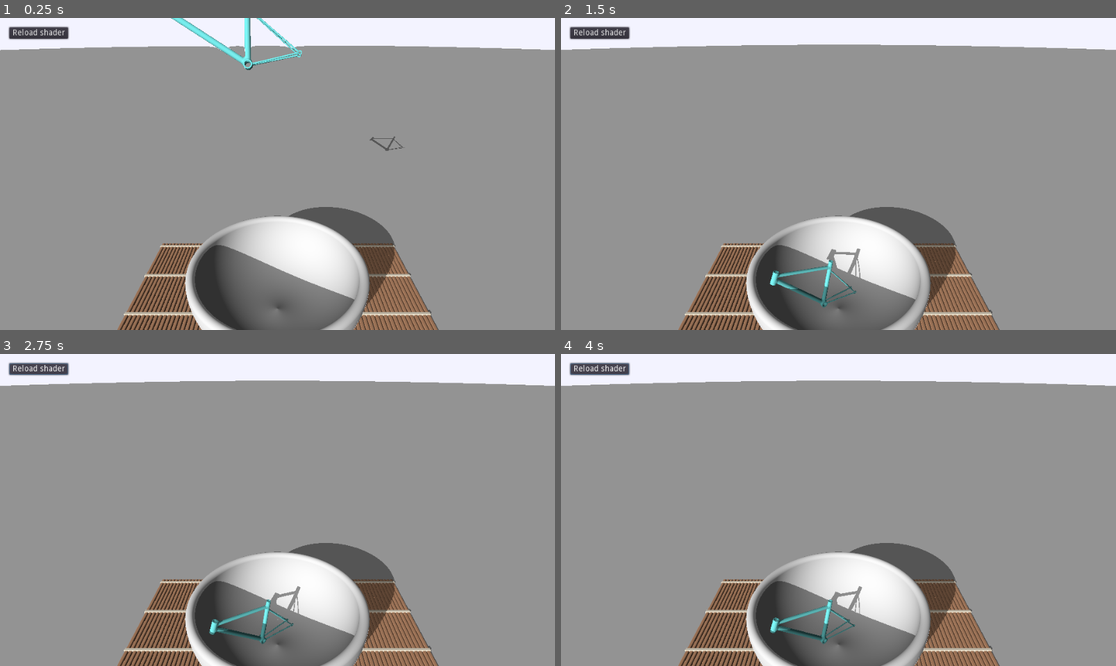
Above: before the commit, frames 1-4 (two rows, left to right).
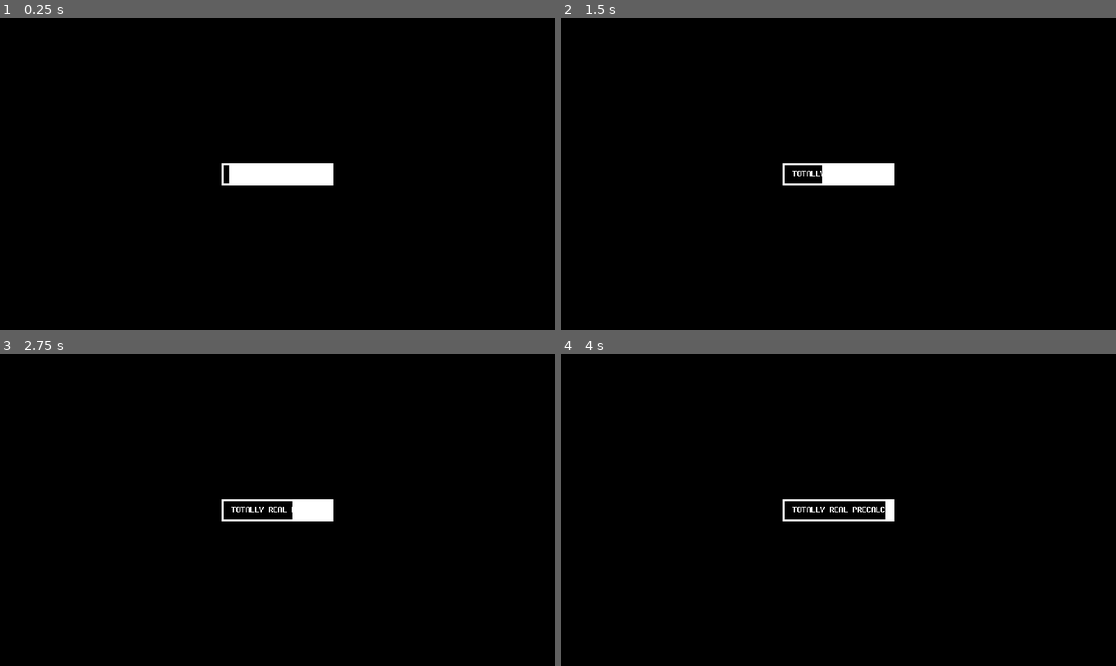
Above: after the commit, the same moments.

Repository: Kwarf/cykelramen
Game: Godot game, scene res://Demo.tscn
The game is run twice, just before and just after one commit, with the same random seed, the same clock (stepped at 60 frames per second) and the same inputs.
Inputs (mouse positions are in pixels of both pictures, inside the frame that each line leads up to):
- Up to frame 1 (0.25 s): no input
- Up to frame 2 (1.5 s): tap Enter at 0.5 s; tap R at 0.6, 1.35 s
- Up to frame 3 (2.75 s): click (38, 369) at 2 s, where only the run before the commit has a clickable "Reload shader"
- Up to frame 4 (4 s): tap R at 2.85, 3.6 s

The runs differ from the first frame. In frame 1, 100% of the frame differs, in the area x 0-100%, y 0-100%; in frame 2, 100%; in frame 3, 100%; in frame 4, 100%.

Commit message:
Precalc
Them FPS be startin' to hurt bro

Diff:
--- a/BowlCollider.tscn
+++ b/BowlCollider.tscn
@@ -1,9 +1,10 @@
 [gd_scene load_steps=2 format=2]
 
-[sub_resource type="ConcavePolygonShape" id=4]
+[sub_resource type="ConcavePolygonShape" id=1]
 data = PoolVector3Array( 0, 0.9, -0.9, 0, 0.6671, -0.8693, 0.3444, 0.9, -0.8315, 0.3444, 0.9, -0.8315, 0, 0.6671, -0.86 …(11582 unchanged characters)…
 
 [node name="Bowl" type="StaticBody"]
 
 [node name="CollisionShape" type="CollisionShape" parent="."]
-shape = SubResource( 4 )
+transform = Transform( 0.9, 0, 0, 0, 1, 0, 0, 0, 0.9, 0, 0, 0 )
+shape = SubResource( 1 )
--- a/Demo.gd
+++ b/Demo.gd
@@ -5,7 +5,7 @@
 onready var camera: Spatial = get_parent().find_node("Camera")
 onready var camera_target: Spatial = camera.find_node("Target")
 onready var ball: Spatial = get_parent().find_node("Ball")
-onready var bike: Spatial = get_parent().find_node("Bike")
+onready var animation_player: AnimationPlayer = get_parent().find_node("AnimationPlayer")
 
 func elapsed() -> float:
 	return (OS.get_ticks_usec() - time_start) / 1000000.0;
@@ -15,9 +15,11 @@
 	return vec * Vector3(-1, 1, 1)
 
 func _process(_delta: float) -> void:
-	self.material.set_shader_param("iTime", elapsed());
 	self.material.set_shader_param("iCameraPosition", invX(camera.global_transform.origin));
 	self.material.set_shader_param("iCameraLookAt", invX(camera_target.global_transform.origin));
 	self.material.set_shader_param("iBallPosition", invX(ball.global_transform.origin));
-	self.material.set_shader_param("iBikePosition", invX(bike.global_transform.origin));
-	self.material.set_shader_param("iBikeMat", bike.global_transform.basis);
+
+func play(precalc_data: ImageTexture) -> void:
+	self.material.set_shader_param("iPrecalcTexture", precalc_data);
+	self.animation_player.play("Demo")
+	visible = true
--- a/Demo.shader
+++ b/Demo.shader
@@ -4,8 +4,7 @@
 uniform vec3 iCameraPosition;
 uniform vec3 iCameraLookAt;
 uniform vec3 iBallPosition;
-uniform vec3 iBikePosition;
-uniform mat3 iBikeMat;
+uniform sampler2D iPrecalcTexture;
 
 vec3 rgb(int r, int g, int b)
 {
@@ -201,11 +200,20 @@
 	vec4 ground = vec4(0.6, 0.6, 0.6, sdPlane(pos, vec3(0.0, 1.0, 0.0), 0.0));
 
 	// Bikes
-	// vec3 pos_bikes = pos + vec3(0.0, -0.3, 0.0);
-	// float b1 = sdBikeFrame(pos_bikes);
-	// float b2 = sdBikeFrame(pos_bikes + vec3(0.0, 0.0, -0.2));
-	// vec4 bikes = vec4(0.2, 0.9, 0.9, min(b1, b2));
-	vec4 bikes = vec4(0.2, 0.9, 0.9, sdBikeFrame(iBikeMat * (pos - iBikePosition)));
+	float dBikes = 1e10;
+	float precalcWidth = float(textureSize(iPrecalcTexture, 0).x);
+	for (int i = 0; i < 5; i++)
+	{
+		float offs = float(i) * 4.0;
+		vec3 bikePosition = texture(iPrecalcTexture, vec2(offs / precalcWidth, iTime / 3.0)).xyz;
+		mat3 bikeTranslation = mat3(
+			  texture(iPrecalcTexture, vec2((offs + 1.0) / precalcWidth, iTime / 3.0)).xyz
+			, texture(iPrecalcTexture, vec2((offs + 2.0) / precalcWidth, iTime / 3.0)).xyz
+			, texture(iPrecalcTexture, vec2((offs + 3.0) / precalcWidth, iTime / 3.0)).xyz
+		);
+		dBikes = min(dBikes, sdBikeFrame(bikeTranslation * (pos - bikePosition)));
+	}
+	vec4 cBikes = vec4(0.2, 0.9, 0.9, dBikes);
 
 	// Bowl
 	vec4 bowl = vec4(0.9, 0.9, 0.9, sdBowl(pos));
@@ -213,12 +221,7 @@
 	// Table mat
 	vec4 mat = sdTableMat(pos);
 
-	// Shiz
-	// vec3 asd = iBikeMat * (pos + vec3(0.12, -0.24, 0.0) + vec3(0.0, -0.035, -0.044) - iBikePosition);
-	// vec4 shiz = vec4(1.0, 0.0, 0.0, sdBox(asd, vec3(0.55, 0.28, 0.06)));
-	// mat = opMinColored(shiz, mat);
-
-	return opMinColored(opMinColored(ground, mat), opMinColored(bowl, bikes));
+	return opMinColored(opMinColored(ground, mat), opMinColored(bowl, cBikes));
 }
 
 vec4 march(vec3 origin, vec3 direction)
--- a/Demo.tscn
+++ b/Demo.tscn
@@ -1,23 +1,17 @@
-[gd_scene load_steps=8 format=2]
+[gd_scene load_steps=7 format=2]
 
 [ext_resource path="res://Demo.shader" type="Shader" id=1]
 [ext_resource path="res://Demo.gd" type="Script" id=2]
-[ext_resource path="res://BikeCollider.tscn" type="PackedScene" id=3]
-[ext_resource path="res://BowlCollider.tscn" type="PackedScene" id=4]
+[ext_resource path="res://Precalc.tscn" type="PackedScene" id=3]
 
-[sub_resource type="BoxShape" id=1]
-extents = Vector3( 100, 1, 100 )
-
-[sub_resource type="ShaderMaterial" id=2]
+[sub_resource type="ShaderMaterial" id=1]
 shader = ExtResource( 1 )
-shader_param/iTime = null
+shader_param/iTime = 0.0
 shader_param/iCameraPosition = null
 shader_param/iCameraLookAt = null
 shader_param/iBallPosition = null
-shader_param/iBikePosition = null
-shader_param/iBikeMat = null
 
-[sub_resource type="GDScript" id=3]
+[sub_resource type="GDScript" id=2]
 script/source = "extends Button
 
 func _pressed():
@@ -30,13 +24,33 @@
 		_pressed()
 "
 
+[sub_resource type="Animation" id=3]
+resource_name = "Demo"
+length = 3.0
+loop = true
+tracks/0/type = "value"
+tracks/0/path = NodePath("MarchTarget:material:shader_param/iTime")
+tracks/0/interp = 1
+tracks/0/loop_wrap = true
+tracks/0/imported = false
+tracks/0/enabled = true
+tracks/0/keys = {
+"times": PoolRealArray( 0, 3 ),
+"transitions": PoolRealArray( 1, 1 ),
+"update": 0,
+"values": [ 0.0, 3.0 ]
+}
+
 [node name="Spatial" type="Spatial"]
 __meta__ = {
 "_edit_lock_": true
 }
 
+[node name="Precalc" parent="." instance=ExtResource( 3 )]
+transform = Transform( 1, 0, 0, 0, 1, 0, 0, 0, 1, 0, -2.38419e-07, 2.38419e-07 )
+
 [node name="Camera" type="Position3D" parent="."]
-transform = Transform( 1, 0, 0, 0, 0.904597, -0.426269, 0, 0.426269, 0.904597, 0, 3.05712, -2.59117 )
+transform = Transform( 1, 0, 0, 0, 0.932153, -0.362064, 0, 0.362064, 0.932153, 0, 3.05, -4.25533 )
 
 [node name="Target" type="Position3D" parent="Camera"]
 transform = Transform( 1, 0, 0, 0, 1, 0, 0, 0, 1, 0, 0, 1 )
@@ -47,20 +61,9 @@
 [node name="Ball" type="Position3D" parent="."]
 transform = Transform( 1, 0, 0, 0, 1, 0, 0, 0, 1, 1.94783, 1.66541, -3.26705 )
 
-[node name="Table" type="StaticBody" parent="."]
-
-[node name="CollisionShape" type="CollisionShape" parent="Table"]
-transform = Transform( 1, 0, 0, 0, 1, 0, 0, 0, 1, 0, -1, 0 )
-shape = SubResource( 1 )
-
-[node name="Bowl" parent="." instance=ExtResource( 4 )]
-transform = Transform( 1, 0, 0, 0, 1, 0, 0, 0, 1, 0, 0.1, 0 )
-
-[node name="Bike" parent="." instance=ExtResource( 3 )]
-transform = Transform( 1, 0, 0, 0, 0.963102, 0.269138, 0, -0.269138, 0.963102, 0.232698, 3, 0 )
-
 [node name="MarchTarget" type="ColorRect" parent="."]
-material = SubResource( 2 )
+visible = false
+material = SubResource( 1 )
 anchor_right = 1.0
 anchor_bottom = 1.0
 script = ExtResource( 2 )
@@ -72,7 +75,13 @@
 margin_left = 16.0
 margin_top = 16.0
 text = "Reload shader"
-script = SubResource( 3 )
+script = SubResource( 2 )
 __meta__ = {
 "_edit_use_anchors_": false
 }
+
+[node name="AnimationPlayer" type="AnimationPlayer" parent="."]
+playback_speed = 0.3
+anims/Demo = SubResource( 3 )
+
+[connection signal="precalc_done" from="Precalc" to="MarchTarget" method="play"]
--- /dev/null
+++ b/Precalc.gd
@@ -0,0 +1,59 @@
+extends Spatial
+
+# Each bike takes 4 pixels of precalc storage per frame (one vec3 for position, one mat3x3 for translation)
+const NO_BIKES: int = 5
+const PRECALC_TICKS: int = 256
+
+var image: Image = Image.new()
+var bikes: Array
+var tick: int = 0
+
+signal precalc_done
+
+func _ready():
+	image.create(PRECALC_TICKS, PRECALC_TICKS, false, Image.FORMAT_RGBF);
+	image.lock()
+	bikes.append(find_node("Bike1"))
+	bikes.append(find_node("Bike2"))
+	bikes.append(find_node("Bike3"))
+	bikes.append(find_node("Bike4"))
+	bikes.append(find_node("Bike5"))
+
+func _physics_process(_delta):
+	if tick >= PRECALC_TICKS:
+		return
+
+	var width = self.image.data["width"]
+	var stream = StreamPeerBuffer.new()
+	stream.data_array = self.image.data["data"]
+	stream.seek(tick * 4 * 3 * width)
+	for i in range(bikes.size()):
+		var p = bikes[i].global_transform.origin
+		stream.put_float(-p.x) # ¯\_(ツ)_/¯
+		stream.put_float(p.y)
+		stream.put_float(p.z)
+		var t = bikes[i].global_transform.basis
+		# I have no bloody clue what I'm doing here, if the order is correct,
+		# if I should invert X here as well or not, but this is what looks
+		# the least bad.
+		stream.put_float(-t.x.x)
+		stream.put_float(-t.y.x)
+		stream.put_float(-t.z.x)
+		stream.put_float(t.x.y)
+		stream.put_float(t.y.y)
+		stream.put_float(t.z.y)
+		stream.put_float(t.x.z)
+		stream.put_float(t.y.z)
+		stream.put_float(t.z.z)
+
+	# For some reason you have to put it back on the image? Idk.. Godot..
+	self.image.data["data"] = stream.data_array
+
+	tick += 1
+	$ColorRect/ProgressBar.value = tick / float(PRECALC_TICKS) * 100
+	if tick >= PRECALC_TICKS:
+		var texture = ImageTexture.new()
+		texture.create_from_image(image, 0);
+		queue_free()
+		get_tree().paused = false
+		emit_signal("precalc_done", texture)
--- /dev/null
+++ b/Precalc.tscn
@@ -0,0 +1,94 @@
+[gd_scene load_steps=9 format=2]
+
+[ext_resource path="res://BowlCollider.tscn" type="PackedScene" id=1]
+[ext_resource path="res://BikeCollider.tscn" type="PackedScene" id=2]
+[ext_resource path="res://Precalc.gd" type="Script" id=3]
+[ext_resource path="res://assets/GohuFont-Bold.ttf" type="DynamicFontData" id=4]
+
+[sub_resource type="StyleBoxFlat" id=1]
+bg_color = Color( 0, 0, 0, 1 )
+
+[sub_resource type="StyleBoxFlat" id=2]
+bg_color = Color( 1, 1, 1, 1 )
+corner_detail = 1
+expand_margin_left = 4.0
+expand_margin_right = 4.0
+expand_margin_top = 4.0
+expand_margin_bottom = 4.0
+
+[sub_resource type="DynamicFont" id=3]
+size = 14
+font_data = ExtResource( 4 )
+
+[sub_resource type="BoxShape" id=4]
+extents = Vector3( 100, 1, 100 )
+
+[node name="Precalc" type="Spatial"]
+pause_mode = 2
+script = ExtResource( 3 )
+
+[node name="ColorRect" type="ColorRect" parent="."]
+anchor_right = 1.0
+anchor_bottom = 1.0
+color = Color( 0, 0, 0, 1 )
+__meta__ = {
+"_edit_use_anchors_": false
+}
+
+[node name="ProgressBar" type="ProgressBar" parent="ColorRect"]
+anchor_left = 0.5
+anchor_top = 0.5
+anchor_right = 0.5
+anchor_bottom = 0.5
+margin_left = -93.0
+margin_top = -15.5
+margin_right = 93.0
+margin_bottom = 15.5
+custom_styles/fg = SubResource( 1 )
+custom_styles/bg = SubResource( 2 )
+value = 100.0
+percent_visible = false
+__meta__ = {
+"_edit_lock_": true,
+"_edit_use_anchors_": false
+}
+
+[node name="Label" type="Label" parent="ColorRect/ProgressBar"]
+anchor_right = 1.0
+anchor_bottom = 1.0
+custom_fonts/font = SubResource( 3 )
+text = "TOTALLY REAL PRECALC"
+align = 1
+valign = 1
+__meta__ = {
+"_edit_use_anchors_": false
+}
+
+[node name="Bikes" type="Spatial" parent="."]
+
+[node name="Bike1" parent="Bikes" instance=ExtResource( 2 )]
+transform = Transform( 0.80167, -0.516402, 0.301087, 0.590883, 0.608357, -0.529867, 0.0904559, 0.602686, 0.792835, 0.181269, 9.29781, -0.445816 )
+
+[node name="Bike2" parent="Bikes" instance=ExtResource( 2 )]
+transform = Transform( 0.971599, 0, -0.236635, -0.174752, 0.674264, -0.717517, 0.159554, 0.738491, 0.655114, 0.331095, 9, 0.3 )
+
+[node name="Bike3" parent="Bikes" instance=ExtResource( 2 )]
+transform = Transform( 0.95118, -0.164929, 0.260873, 0.0587608, -0.73301, -0.677675, 0.302991, 0.65992, -0.687533, 0, 8.62856, 0 )
+
+[node name="Bike4" parent="Bikes" instance=ExtResource( 2 )]
+transform = Transform( 0.347402, 0.201013, 0.915918, 0.419005, 0.840543, -0.343397, -0.838896, 0.503072, 0.207781, -0.077844, 7.50705, -0.3 )
+
+[node name="Bike5" parent="Bikes" instance=ExtResource( 2 )]
+transform = Transform( -0.890644, -0.36158, 0.275705, -0.194814, 0.851315, 0.487145, -0.410854, 0.380161, -0.82866, -0.380039, 7.4855, 0.3 )
+
+[node name="Bowl" parent="." instance=ExtResource( 1 )]
+transform = Transform( 1, 0, 0, 0, 1, 0, 0, 0, 1, 0, 0.183522, 0 )
+
+[node name="Table" type="StaticBody" parent="."]
+
+[node name="CollisionShape" type="CollisionShape" parent="Table"]
+transform = Transform( 1, 0, 0, 0, 1, 0, 0, 0, 1, 0, -1, 0 )
+shape = SubResource( 4 )
+
+[node name="NotACameraPlease" type="Camera" parent="."]
+transform = Transform( 1, 0, 0, 0, 0.925044, 0.37986, 0, -0.37986, 0.925044, 0, 2.4386, 2.87427 )
Binary file added: assets/GohuFont-Bold.ttf
Not shown, changed: README.md
